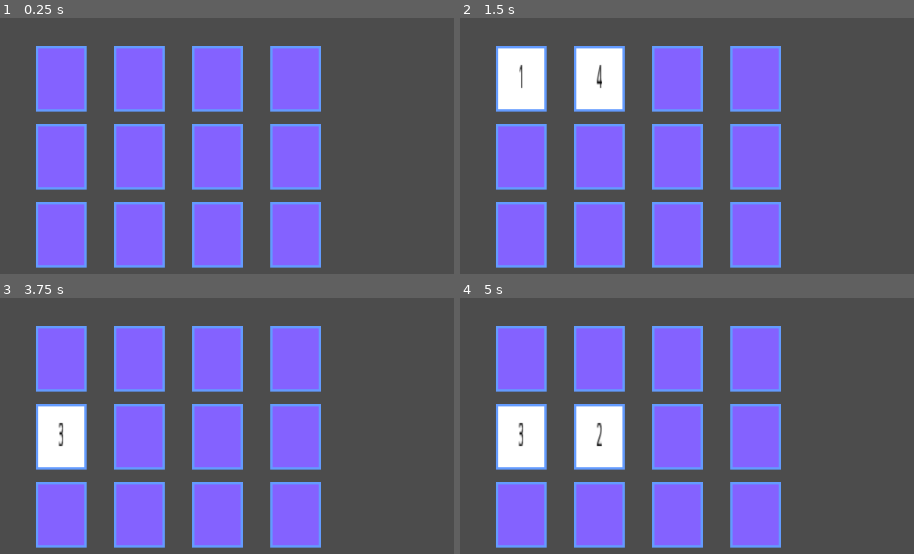
Above: before the commit, frames 1-4 (two rows, left to right).
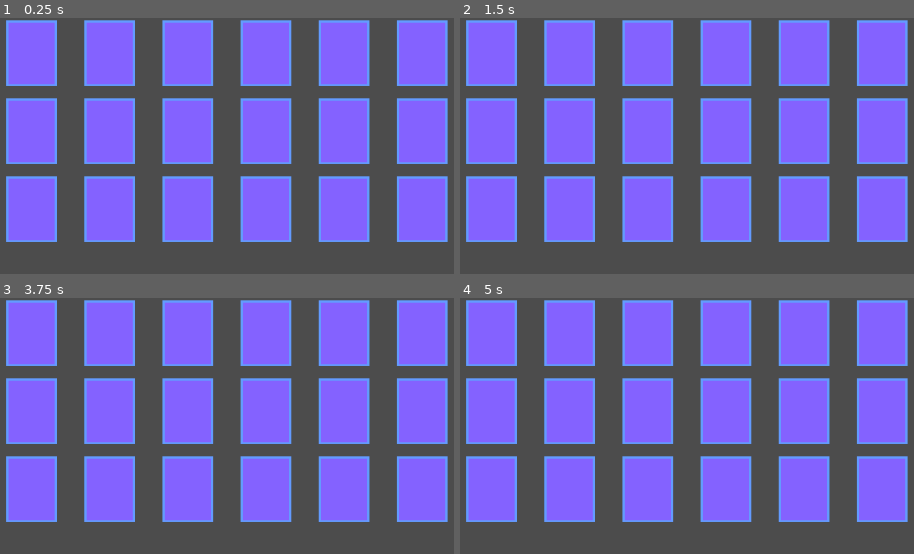
Above: after the commit, the same moments.

Repository: eduardonunesp/godot-memory
Game: Godot game, scene res://Game.tscn
Same seed, same stepped clock (60 frames per second), same inputs: the game is played once before the commit and once after it. Before the commit the project starts from res://World.tscn.
Inputs (mouse positions are in pixels of both pictures, inside the frame that each line leads up to):
- Up to frame 1 (0.25 s): no input
- Up to frame 2 (1.5 s): tap Enter at 0.5 s; move the mouse to (519, 79) at 0.52 s; click (519, 79) at 0.67 s; tap Space at 1.25 s; move the mouse to (600, 79) at 1.27 s; click (600, 79) at 1.42 s
- Up to frame 3 (3.75 s): tap Enter at 2 s; move the mouse to (217, 359) at 2.02 s; click (217, 359) at 2.17 s; tap Space at 2.75 s; move the mouse to (295, 359) at 2.77 s; click (295, 359) at 2.92 s; move the mouse to (59, 436) at 3.52 s; click (59, 436) at 3.67 s
- Up to frame 4 (5 s): tap Enter at 4.25 s; move the mouse to (600, 436) at 4.27 s; click (600, 436) at 4.42 s

The runs differ from the first frame. In frame 1, 67% of the frame differs, in the area x 1-99%, y 0-98%; in frame 2, 68%; in frame 3, 68%; in frame 4, 68%.

Commit message:
Organize

Diff:
--- a/World.gd
+++ b/Board.gd
@@ -1,4 +1,4 @@
-extends Node
+extends Node2D
 
 onready var card = preload("res://Card.tscn")
 onready var start_position = $StartPosition
--- a/World.tscn
+++ b/Board.tscn
@@ -1,23 +1,20 @@
 [gd_scene load_steps=4 format=2]
 
-[ext_resource path="res://wrong.wav" type="AudioStream" id=1]
-[ext_resource path="res://World.gd" type="Script" id=2]
+[ext_resource path="res://Board.gd" type="Script" id=1]
+[ext_resource path="res://wrong.wav" type="AudioStream" id=2]
 [ext_resource path="res://right.wav" type="AudioStream" id=3]
 
-[node name="World" type="Node"]
-script = ExtResource( 2 )
-grid_y_size = 4
+[node name="Board" type="Node2D"]
+script = ExtResource( 1 )
 
 [node name="StartPosition" type="Position2D" parent="."]
-position = Vector2( 92.22, 77.7639 )
 
 [node name="ResultTimer" type="Timer" parent="."]
-wait_time = 2.0
 one_shot = true
-
-[node name="WrongChoice" type="AudioStreamPlayer" parent="."]
-stream = ExtResource( 1 )
 
 [node name="RightChoice" type="AudioStreamPlayer" parent="."]
 stream = ExtResource( 3 )
+
+[node name="WrongChoice" type="AudioStreamPlayer" parent="."]
+stream = ExtResource( 2 )
 [connection signal="timeout" from="ResultTimer" to="." method="_on_showing_result_ended"]
--- a/Card.gd
+++ b/Card.gd
@@ -54,4 +54,4 @@
 			state = CardState.FACE_UP
 			emit_signal("face_changed", state)
 			Globals.selected_cards.push_back(self)
-			print(self.card_number)
+			print("Selected card %s" % self.card_number)
--- /dev/null
+++ b/Game.tscn
@@ -0,0 +1,8 @@
+[gd_scene load_steps=2 format=2]
+
+[ext_resource path="res://Board.tscn" type="PackedScene" id=1]
+
+[node name="Game" type="Node"]
+
+[node name="Board" parent="." instance=ExtResource( 1 )]
+position = Vector2( 54.3349, 45.3622 )
--- a/project.godot
+++ b/project.godot
@@ -21,7 +21,7 @@
 [application]
 
 config/name="Memory"
-run/main_scene="res://World.tscn"
+run/main_scene="res://Game.tscn"
 config/icon="res://icon.png"
 
 [autoload]
